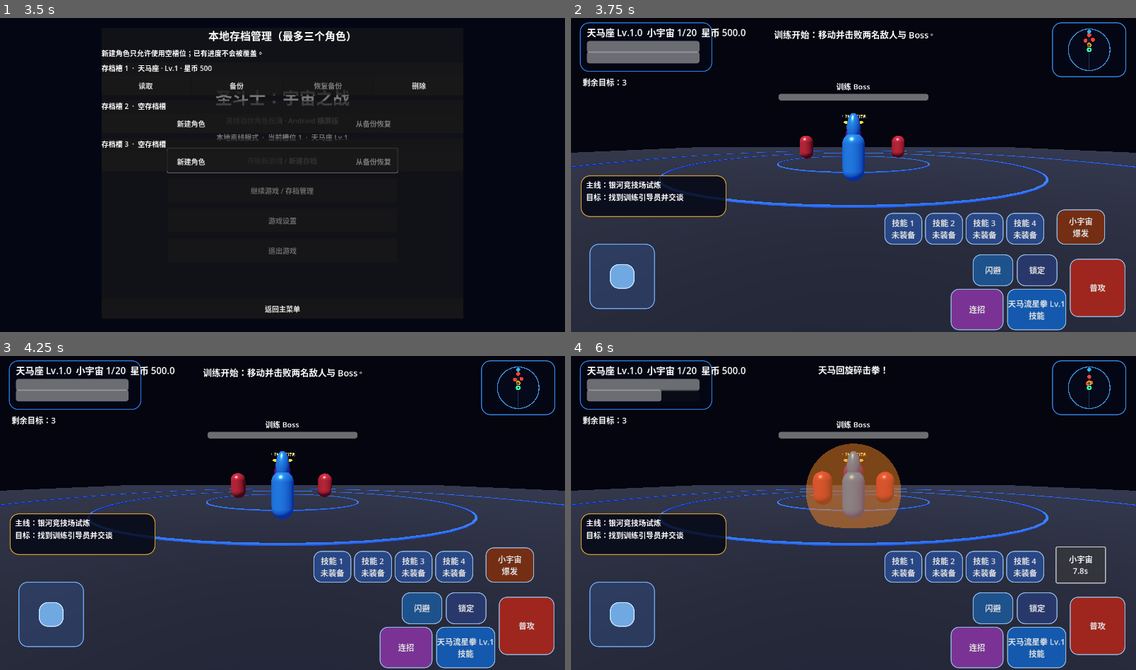
Above: before the commit, frames 1-4 (two rows, left to right).
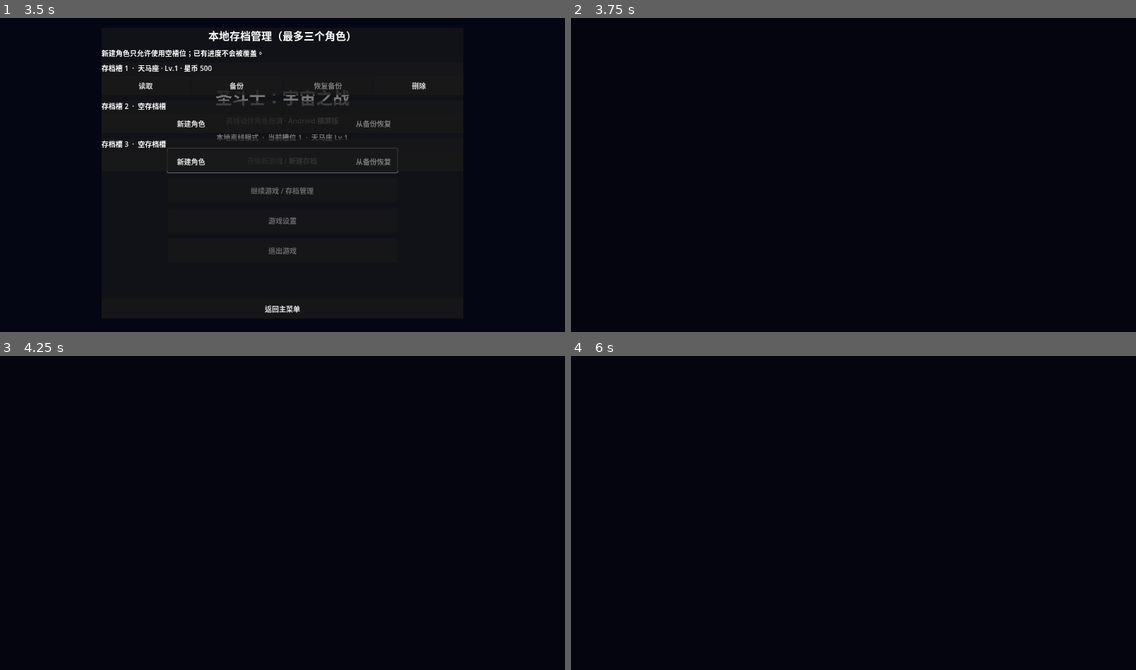
Above: after the commit, the same moments.

Repository: Qazwesrd/Saint-Seiya-Universe-War
Game: Godot game, scene res://scenes/main_menu.tscn
The game is run twice, just before and just after one commit, with the same random seed, the same clock (stepped at 60 frames per second) and the same inputs.
Inputs (mouse positions are in pixels of both pictures, inside the frame that each line leads up to):
- Up to frame 1 (3.5 s): click "开始新游戏 / 新建存档" at 0.5 s; click "开始新游戏 / 新建存档" at 1.25 s; click "继续游戏 / 存档管理" at 2 s; click "游戏设置" at 2.75 s
- Up to frame 2 (3.75 s): click "读取" at 3.5 s
- Up to frame 3 (4.25 s): no input
- Up to frame 4 (6 s): click (994, 607) at 4.25 s, where only the run before the commit has a clickable "闪避"; click (1034, 607) at 5 s, where only the run before the commit has a clickable "锁定"; click (1079, 566) at 5.75 s, where only the run before the commit has a clickable "小宇宙 爆发"

Frame 1 is identical in both runs. In frame 2, 60% of the frame differs, in the area x 0-100%, y 1-100%; in frame 3, 60%; in frame 4, 61%.
Error after the commit: Parse Error: Used space character for indentation instead of tab as used before in the file. (res://scripts/combat_session_manager.gd:100)

Commit message:
Add offline encounter performance grading

Diff:
--- a/game/scripts/combat_session_manager.gd
+++ b/game/scripts/combat_session_manager.gd
@@ -86,6 +86,7 @@
 	var result := stats.duplicate(true)
 	result["encounter_id"] = encounter_id
 	result["active"] = active
+	result["grade"] = _calculate_grade(result)
 	if active:
 		result["duration_seconds"] = maxi(0, int(Time.get_unix_time_from_system()) - started_at)
 	return result
@@ -94,3 +95,18 @@
 	var result := get_summary()
 	statistics_changed.emit(result)
 	EventBus.combat_event.emit("statistics_updated", result)
+
+
+func _calculate_grade(summary: Dictionary) -> String:
+    var bosses := int(summary.get("bosses_defeated", 0))
+    var damage_taken := float(summary.get("damage_taken", 0.0))
+    var duration := int(summary.get("duration_seconds", 0))
+    if bosses <= 0:
+        return "未完成"
+    if damage_taken <= 60.0 and duration <= 120:
+        return "S"
+    if damage_taken <= 140.0 and duration <= 240:
+        return "A"
+    if damage_taken <= 260.0:
+        return "B"
+    return "C"
